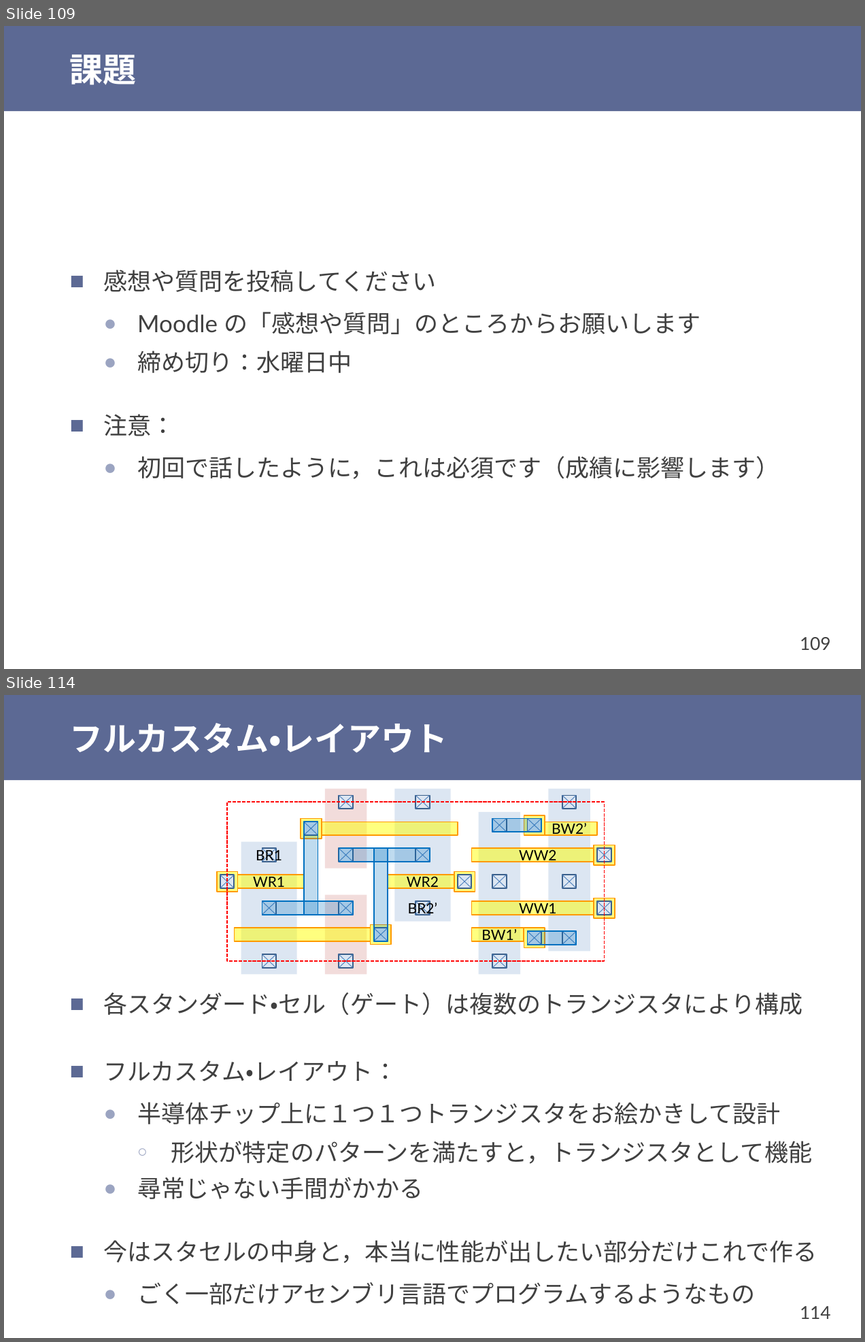
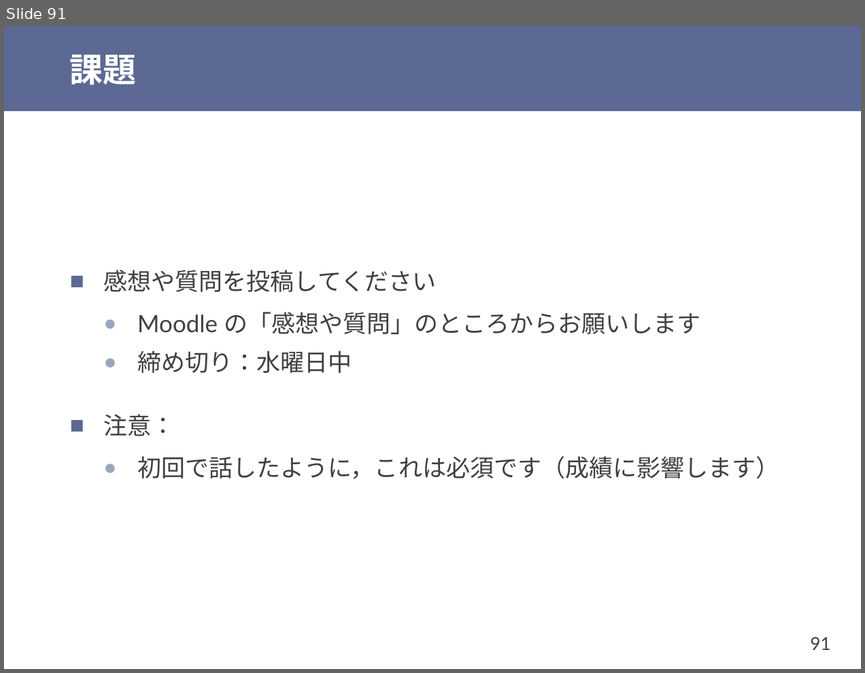
Before and after one commit to shioyadan/otya-computer-architecture-i, a slide deck: cai-shioya-03.pptx. Shown one above the other, each under a label of ours: slides 109 and 114 before the commit, slide 91 after it; the slides between them are not shown. The pictures are 865x1342 and 865x673 pixels, drawn with LibreOffice and Linux fonts; fonts in the diff are those of the drawing. Boxes give left, top, right and bottom in pixels: in the first picture for what was removed or moved away, otherwise in the second. Text is boxed around its words. In the diff, an @@ line names an element or a change of style, - is before the commit and + after.

```diff
--- a/cai-shioya-03.pptx
+++ b/cai-shioya-03.pptx
@@ slide 114 removed at bbox=[4, 695, 861, 1338], background #FFFFFF; not listed: 2 template elements that a slide beside it also shows @@
@@ title removed at bbox=[70, 723, 447, 753] @@
-フルカスタム・レイアウト
@@ group removed at bbox=[217, 788, 615, 974]: 53 rectangles, 48 lines, 8 texts @@
-WR1
-BR1
-WR2
-BR2’
-WW1
-BW1’
-WW2
-BW2’
@@ text removed at bbox=[104, 992, 817, 1304] @@
-■ 各スタンダード・セル（ゲート）は複数のトランジスタにより構成
-■ フルカスタム・レイアウト：
-  ● 半導体チップ上に１つ１つトランジスタをお絵かきして設計
-    ○ 形状が特定のパターンを満たすと，トランジスタとして機能
-  ● 尋常じゃない手間がかかる
-■ 今はスタセルの中身と，本当に性能が出したい部分だけこれで作る
-  ● ごく一部だけアセンブリ言語でプログラムするようなもの
@@ what was slide 109 is now slide 91 @@
@@ page number at bbox=[810, 637, 830, 650]: text changed @@
-109
+91
```
Also in this commit, not shown: 3 slides changed, 25 other slides removed, 4 other files.
